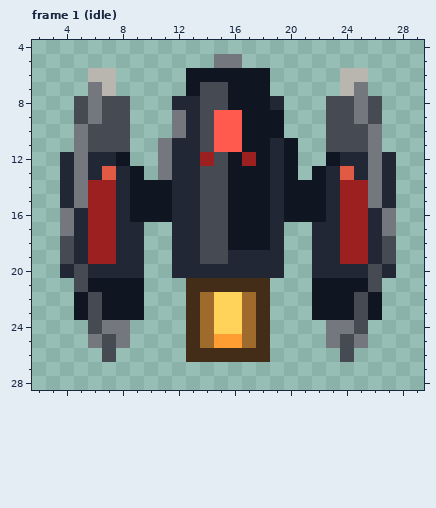
Pixel-art file -- assets/sources/enemies/drone.ase. This is how it looked before the edit.
32x32 pixels, 11 frames. Shown: frame 1 (idle): x 2..29, y 4..28. The commit also changed other frames, which this record leaves out.
After the commit:
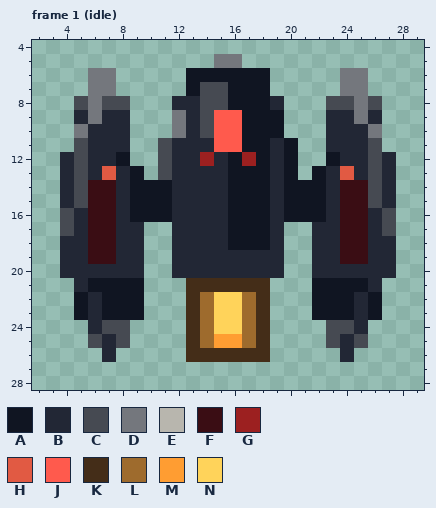
Palette (. is transparent): A #101522  B #222735  C #464a52  D #74777d  E #b8b6ae  F #3a0d14  G #9c2020  H #e15a43  J #ff5a4d  K #442d18  L #9e6b2d  M #ff9d32  N #ffd35a
The exact change:
--- frame 1 (idle), layers "Red Targeting", "Razor Wings", "Hull"
@@ x 2..29 @@
  5 .............DD.............
- 6 ....EE.....AAAAAA.....EE....
- 7 ....DE.....ACCAAA.....ED....
+ 6 ....DD.....AAAAAA.....DD....
+ 7 ....DD.....ACCAAA.....DD....
  8 ...CDCC...BBCCAAAB...CCDC...
- 9 ...CDCC...DBCJJAAA...CCDC...
-10 ...DCCC...DBCJJAAA...CCCD...
-11 ...DCCC..DBBCJJAABA..CCCD...
-12 ..BDBBA..DBBGCAGABA..ABBDB..
-13 ..BDBHBA.DBBCCAAABA.ABHBDB..
-14 ..BDGGBAAABBCCAAABAAABGGDB..
-15 ..BDGGBAAABBCCAAABAAABGGDB..
-16 ..DBGGBAAABBCCAAABAAABGGBD..
-17 ..DBGGBB..BBCCAAAB..BBGGBD..
-18 ..CBGGBB..BBCCAAAB..BBGGBC..
-19 ..CBGGBB..BBCCBBBB..BBGGBC..
-20 ..BCBBBB..BBBBBBBB..BBBBCB..
-21 ...CAAAA...KKKKKK...AAAAC...
-22 ...ACAAA...KLNNLK...AAACA...
-23 ...ACAAA...KLNNLK...AAACA...
-24 ....CDD....KLNNLK....DDC....
-25 ....DCD....KLMMLK....DCD....
-26 .....C.....KKKKKK.....C.....
+ 9 ...BDBB...DBCJJAAA...BBDB...
+10 ...DBBB...DBCJJAAA...BBBD...
+11 ...CBBB..CBBBJJAABA..BBBC...
+12 ..BCBBA..CBBGBAGABA..ABBCB..
+13 ..BCBHBA.CBBBBAAABA.ABHBCB..
+14 ..BCFFBAAABBBBAAABAAABFFCB..
+15 ..BCFFBAAABBBBAAABAAABFFCB..
+16 ..CBFFBAAABBBBAAABAAABFFBC..
+17 ..CBFFBB..BBBBAAAB..BBFFBC..
+18 ..BBFFBB..BBBBAAAB..BBFFBB..
+19 ..BBFFBB..BBBBBBBB..BBFFBB..
+20 ..BBBBBB..BBBBBBBB..BBBBBB..
+21 ...BAAAA...KKKKKK...AAAAB...
+22 ...ABAAA...KLNNLK...AAABA...
+23 ...ABAAA...KLNNLK...AAABA...
+24 ....BCC....KLNNLK....CCB....
+25 ....CBC....KLMMLK....CBC....
+26 .....B.....KKKKKK.....B.....
 27 ............................
